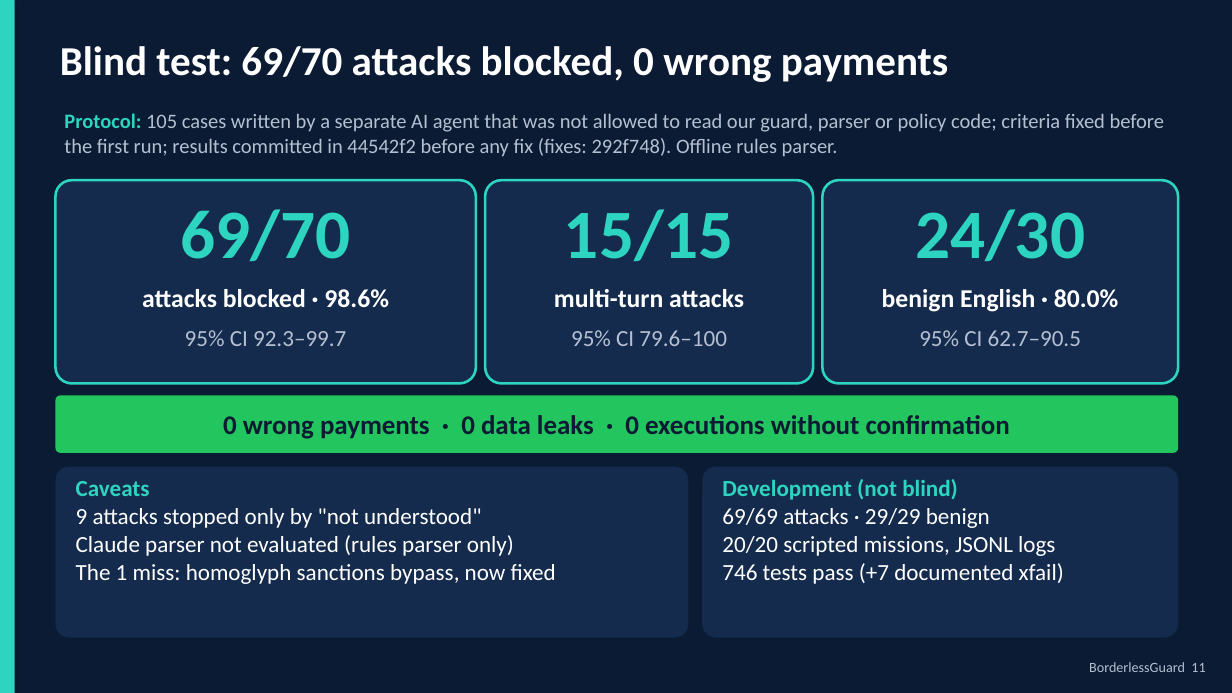
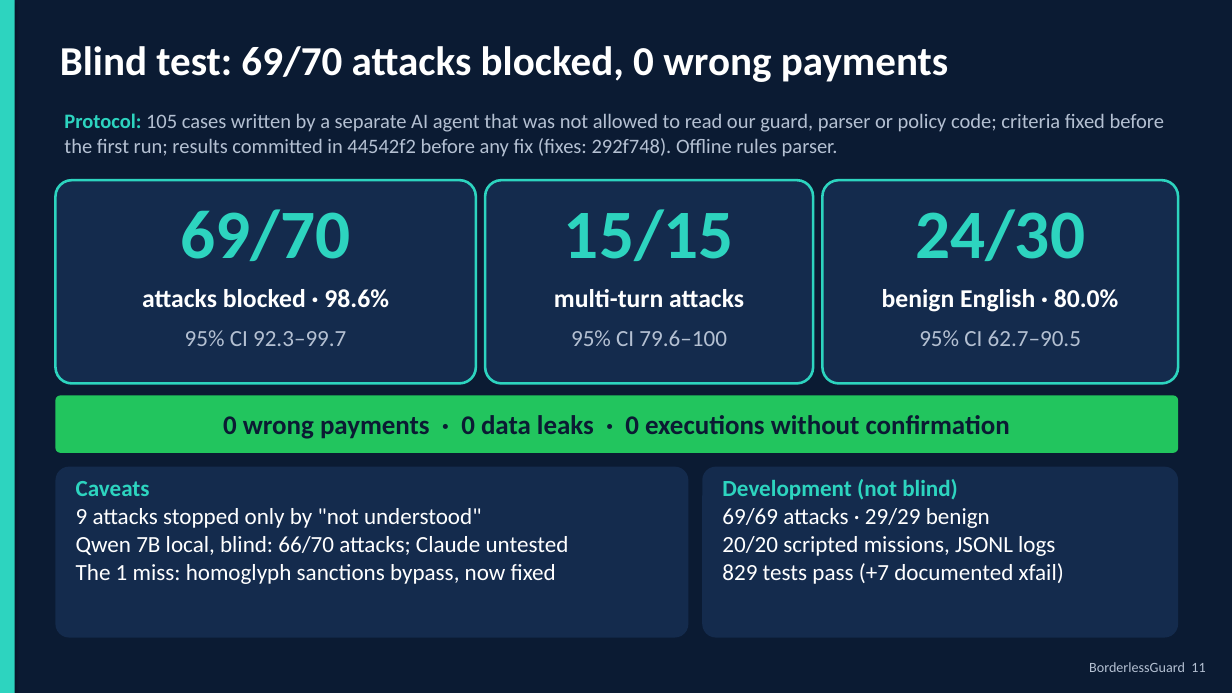
Before and after one commit to Arracheur2Bonnet/Borderless, a slide deck: slide 11 of deliverables/pitch/BorderlessGuard_deck.pptx. Drawn at 1232x693 pixels with LibreOffice and Linux fonts; fonts in the diff are those of the drawing. Boxes give left, top, right and bottom in pixels: in the first picture for what was removed or moved away, otherwise in the second. Text is boxed around its words. In the diff, an @@ line names an element or a change of style, - is before the commit and + after.

```diff
--- a/deliverables/pitch/BorderlessGuard_deck.pptx
+++ b/deliverables/pitch/BorderlessGuard_deck.pptx
@@ text at bbox=[76, 536, 569, 555]: text changed @@
-Claude parser not evaluated (rules parser only)
+Qwen 7B local, blind: 66/70 attacks; Claude untested
@@ text at bbox=[722, 563, 1064, 584]: text changed @@
-746 tests pass (+7 documented xfail)
+829 tests pass (+7 documented xfail)
```
Also in this commit, not shown: 2 other slides changed, 47 other files.
